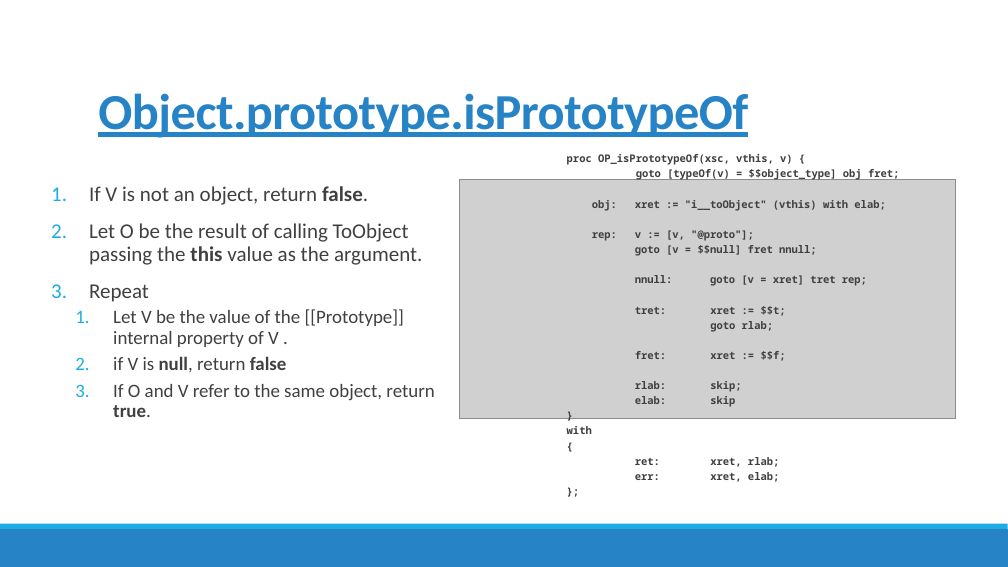
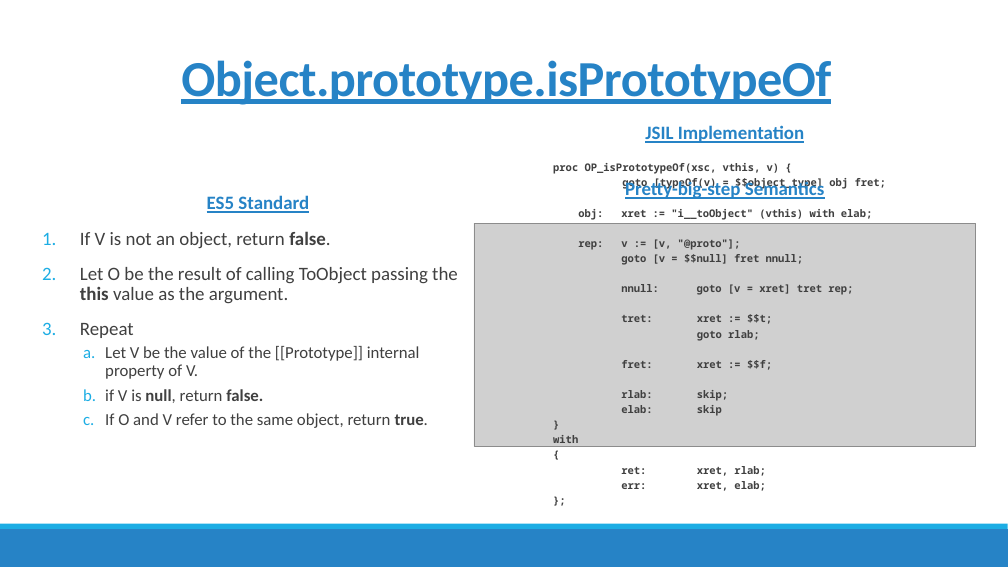
Before and after one commit to amqzhu/JSIL_report, a slide deck: slide 8 of presentation.pptx. Drawn at 1008x567 pixels with LibreOffice and Linux fonts; fonts in the diff are those of the drawing; grey boxes stand for pictures. Boxes give left, top, right and bottom in pixels: in the first picture for what was removed or moved away, otherwise in the second. Text is boxed around its words. In the diff, an @@ line names an element or a change of style, - is before the commit and + after.

```diff
--- a/presentation.pptx
+++ b/presentation.pptx
@@ title "Object.prototype.isPrototypeOf" moved from (x1=98, y1=93, x2=748, y2=138) to (x1=181, y1=60, x2=831, y2=105) @@
@@ title "Object.prototype.isPrototypeOf" at (x1=181, y1=60, x2=831, y2=105): alignment left to centre @@
@@ text "JSIL Implementation" moved from (x1=567, y1=154, x2=899, y2=482) to (x1=553, y1=125, x2=886, y2=491) @@
@@ text at (x1=645, y1=125, x2=804, y2=143): paragraph added @@
+JSIL Implementation
@@ text "ES5 Standard" moved from (x1=89, y1=186, x2=434, y2=417) to (x1=80, y1=195, x2=458, y2=428) @@
@@ text at (x1=207, y1=195, x2=309, y2=213): paragraph added @@
+ES5 Standard
@@ text added at (x1=625, y1=180, x2=825, y2=201), 18 pt, text #2683C6, bold, underline @@
+Pretty-big-step Semantics
@@ text at (x1=80, y1=231, x2=458, y2=428): size 20 to 18 pt in "If V is not an object, return ...", "Let O be the result of calling ...", "Repeat"; size 18 to 16 pt in "If O and V refer to the ..."; bullet 1. to a. @@
@@ picture resized from (x1=460, y1=179, x2=957, y2=418) to (x1=474, y1=223, x2=976, y2=446) @@
@@ text at (x1=105, y1=346, x2=420, y2=403): text changed; size 18 to 16 pt @@
-  1. Let V be the value of the [[Prototype]] internal property of V .
-  2. if V is null, return false
+  a. Let V be the value of the [[Prototype]] internal property of V.
+  b. if V is null, return false.
```
Also in this commit, not shown: 7 other slides changed, 1 slide added, 1 slide removed, 1 other file.
